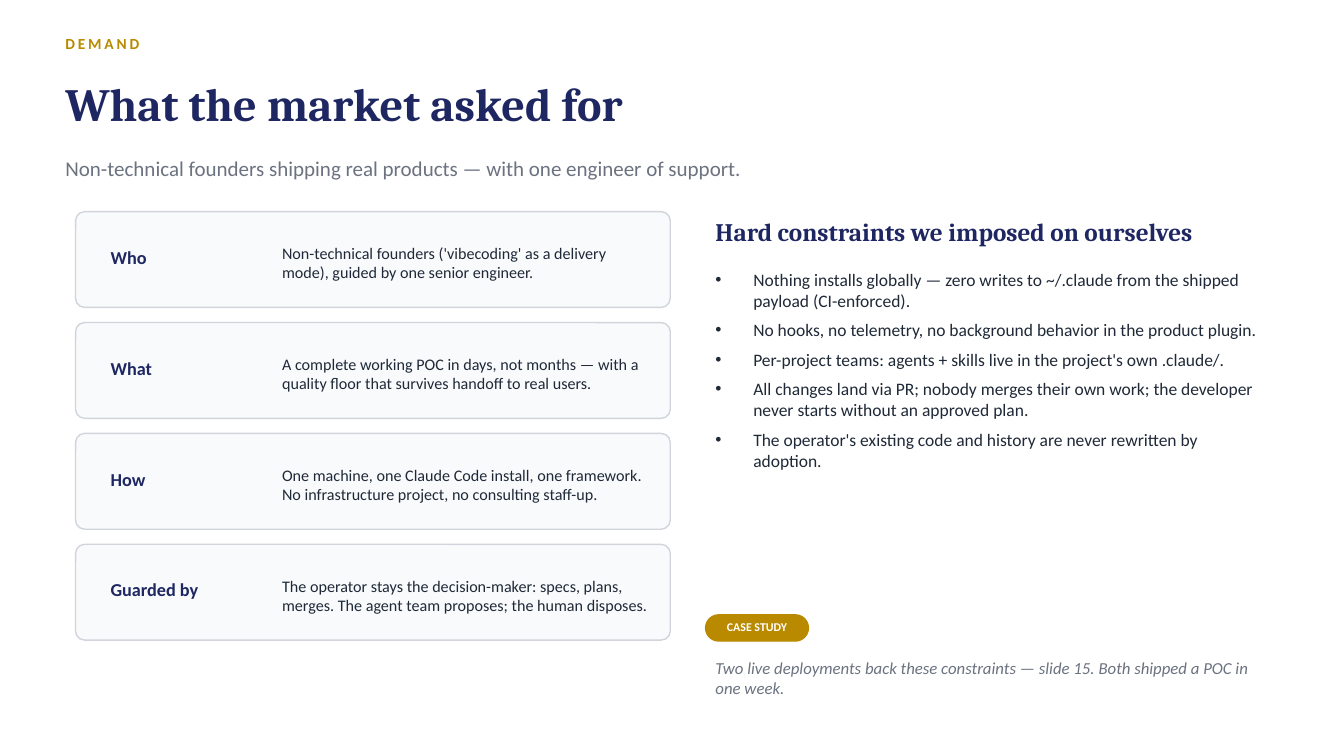
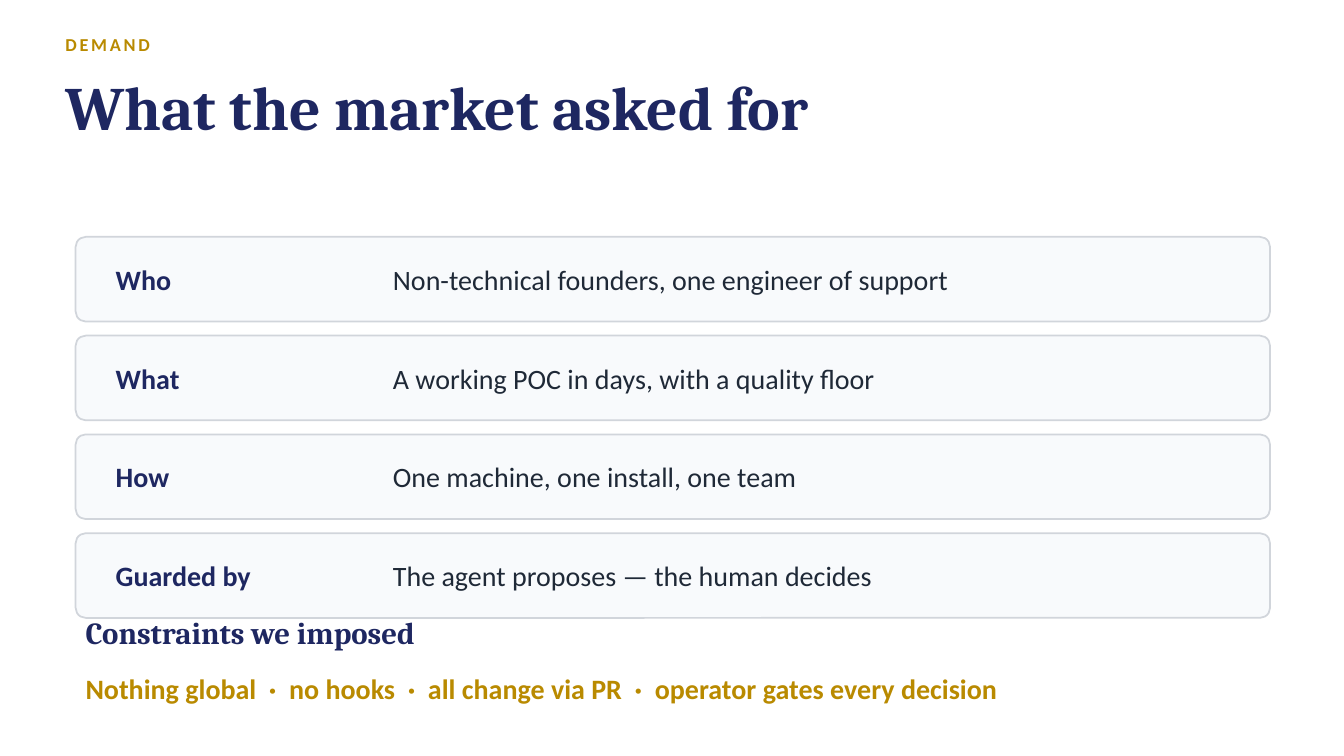
Before and after one commit to trac41799/claude-code-agentic-sdlc, a slide deck: slide 3 of docs/slides/Agentic-SDLC-Tech-Audience.pptx (slide 5 before the commit). Drawn at 1344x756 pixels with LibreOffice and Linux fonts; fonts in the diff are those of the drawing. Boxes give left, top, right and bottom in pixels: in the first picture for what was removed or moved away, otherwise in the second. Text is boxed around its words. In the diff, an @@ line names an element or a change of style, - is before the commit and + after.

```diff
--- a/docs/slides/Agentic-SDLC-Tech-Audience.pptx
+++ b/docs/slides/Agentic-SDLC-Tech-Audience.pptx
@@ text "DEMAND" at box(65, 39, 150, 51): size 11 to 13 pt @@
@@ text "What the market asked for" at box(65, 86, 808, 131): size 33 to 44 pt @@
@@ rounded rectangle removed at box(76, 212, 670, 308) @@
@@ rounded rectangle added at box(76, 237, 1270, 322), fill #F8FAFC, outline #D1D5DB 1.25 pt @@
@@ size 13 to 20 pt in 4 elements at box(116, 469, 170, 487), box(116, 369, 180, 390), box(116, 566, 251, 591), box(116, 270, 172, 290) @@
@@ text "Who": place and size @@
-text "Who" at box(111, 251, 147, 264)
+text "Who" at box(116, 270, 172, 290)
@@ text removed at box(282, 247, 606, 281) @@
-Non-technical founders ('vibecoding' as a delivery mode), guided by one senior engineer.
@@ text at box(393, 270, 948, 295): text changed; size 15 to 20 pt; text colour #6B7280 to #1F2937 @@
-Non-technical founders shipping real products — with one engineer of support.
+Non-technical founders, one engineer of support
@@ text removed at box(753, 274, 1256, 470) @@
-• Nothing installs globally — zero writes to ~/.claude from the shipped payload (CI-enforced).
-• No hooks, no telemetry, no background behavior in the product plugin.
-• Per-project teams: agents + skills live in the project's own .claude/.
-• All changes land via PR; nobody merges their own work; the developer never starts without an approved plan.
-• The operator's existing code and history are never rewritten by adoption.
@@ rounded rectangle removed at box(76, 323, 670, 418) @@
@@ rounded rectangle added at box(76, 336, 1270, 420), fill #F8FAFC, outline #D1D5DB 1.25 pt @@
@@ text "What": place and size @@
-text "What" at box(111, 362, 152, 375)
+text "What" at box(116, 369, 180, 390)
@@ text at box(393, 369, 874, 394): text changed; size 11.5 to 20 pt @@
-A complete working POC in days, not months — with a quality floor that survives handoff to real users.
+A working POC in days, with a quality floor
@@ rounded rectangle removed at box(76, 434, 670, 529) @@
@@ rounded rectangle added at box(76, 435, 1270, 519), fill #F8FAFC, outline #D1D5DB 1.25 pt @@
@@ text removed at box(282, 469, 642, 503) @@
-One machine, one Claude Code install, one framework. No infrastructure project, no consulting staff-up.
@@ text added at box(393, 467, 796, 491), 20 pt, text #1F2937 @@
+One machine, one install, one team
@@ rounded rectangle added at box(76, 533, 1270, 618), fill #F8FAFC, outline #D1D5DB 1.25 pt @@
@@ rounded rectangle removed at box(76, 544, 670, 640) @@
@@ text "Guarded by": place and size @@
-text "Guarded by" at box(111, 583, 198, 599)
+text "Guarded by" at box(116, 566, 251, 591)
@@ text added at box(393, 566, 872, 591), 20 pt, text #1F2937 @@
+The agent proposes — the human decides
@@ text removed at box(282, 580, 647, 614) @@
-The operator stays the decision-maker: specs, plans, merges. The agent team proposes; the human disposes.
@@ text at box(86, 617, 415, 651): text changed; size 18 to 22 pt @@
-Hard constraints we imposed on ourselves
+Constraints we imposed
@@ rounded rectangle removed at box(706, 615, 809, 641) @@
@@ text removed at box(727, 623, 787, 631) @@
-CASE STUDY
@@ text added at box(86, 679, 997, 704), 20 pt, text #B98A00, bold @@
+Nothing global · no hooks · all change via PR · operator gates every decision
@@ text removed at box(715, 662, 1247, 694) @@
-Two live deployments back these constraints — slide 15. Both shipped a POC in one week.
```
Also in this commit, not shown: 2 other slides changed, 7 slides added, 16 slides removed, 15 other files.
